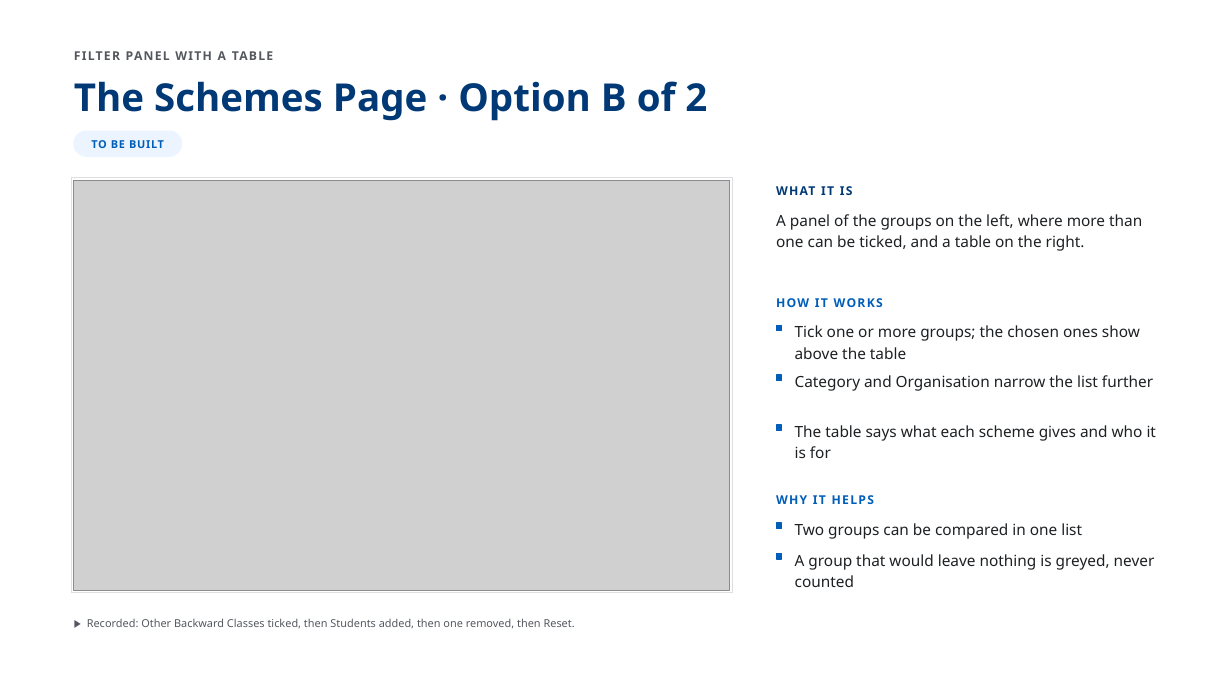
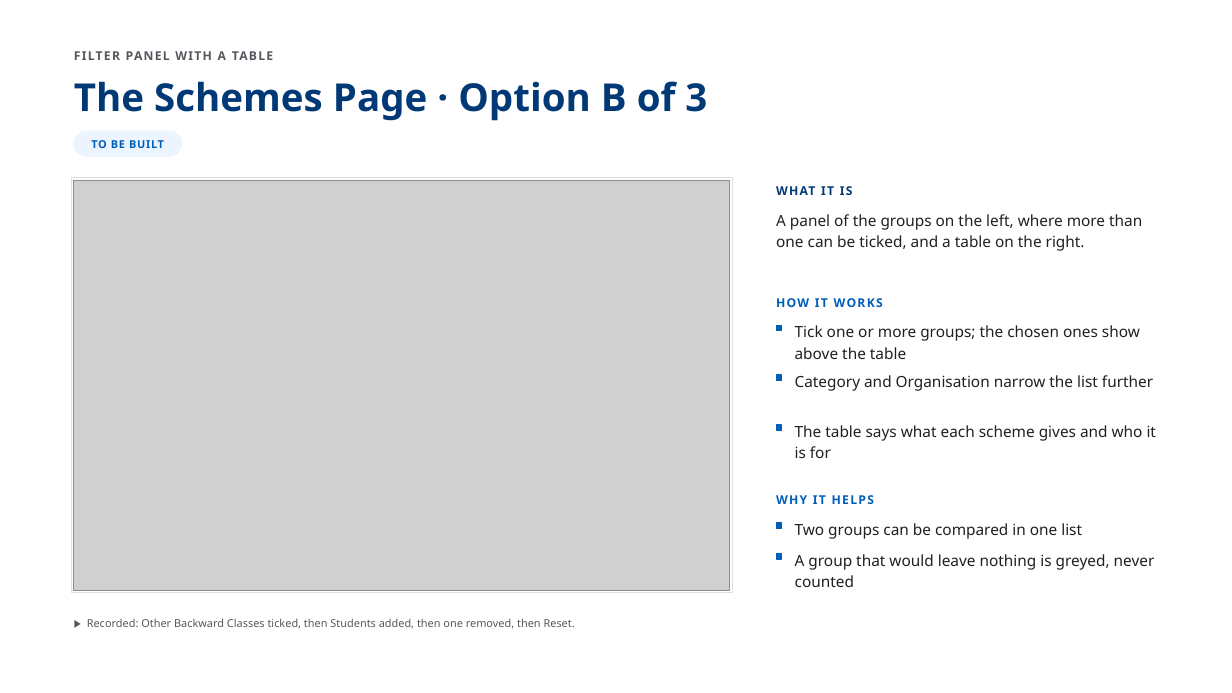
Before and after one commit to AkashShivanand/mosje, a slide deck: slide 13 of docs/plans/MoSJE-Service-Discovery-Options.pptx (slide 9 before the commit). Drawn at 1232x693 pixels with LibreOffice and Linux fonts; fonts in the diff are those of the drawing; grey boxes stand for pictures. Boxes give left, top, right and bottom in pixels: in the first picture for what was removed or moved away, otherwise in the second. Text is boxed around its words. In the diff, an @@ line names an element or a change of style, - is before the commit and + after.

```diff
--- a/docs/plans/MoSJE-Service-Discovery-Options.pptx
+++ b/docs/plans/MoSJE-Service-Discovery-Options.pptx
@@ text at <box>74,81,707,121</box>: text changed @@
-The Schemes Page · Option B of 2
+The Schemes Page · Option B of 3
```
Also in this commit, not shown: 5 other slides changed, 5 slides added, 6 other files.
